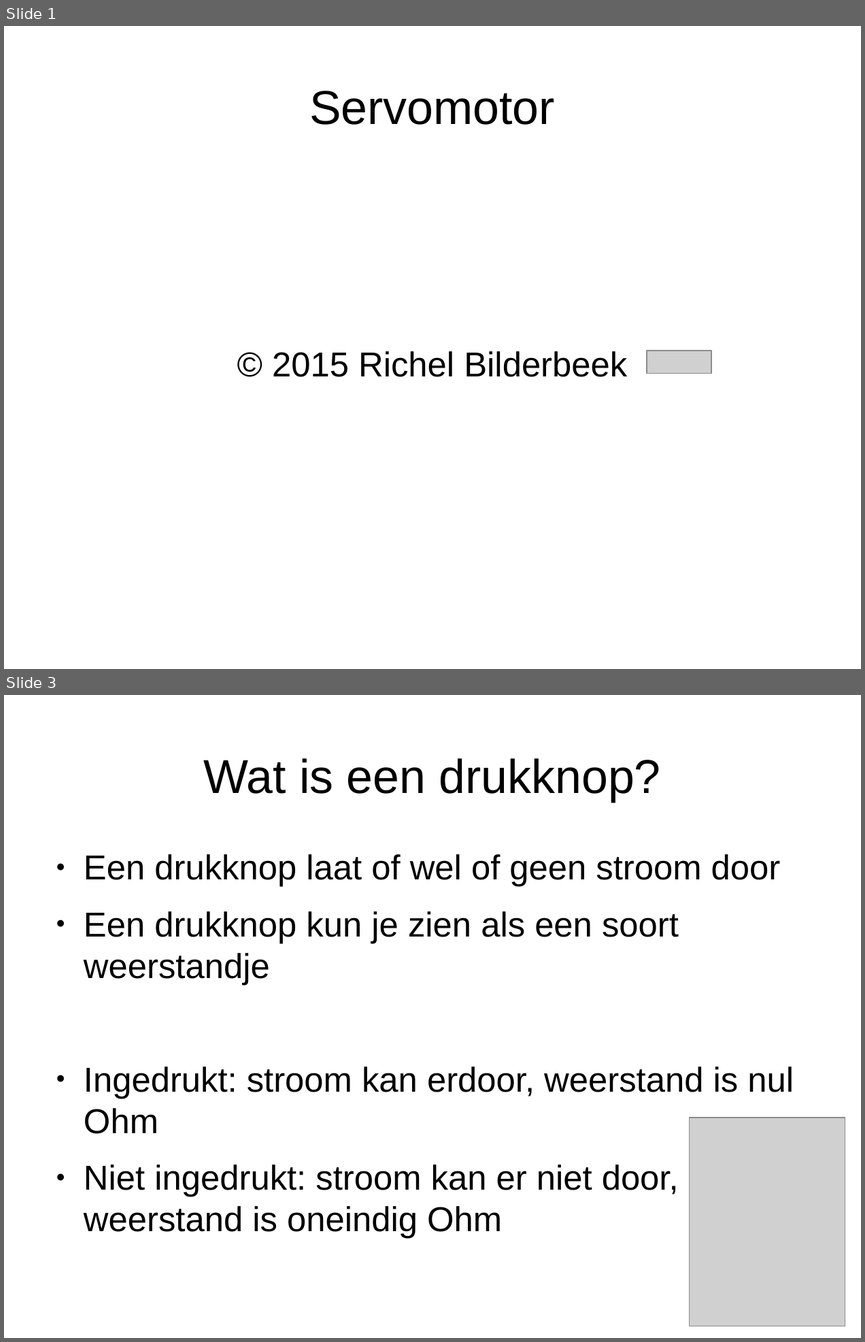
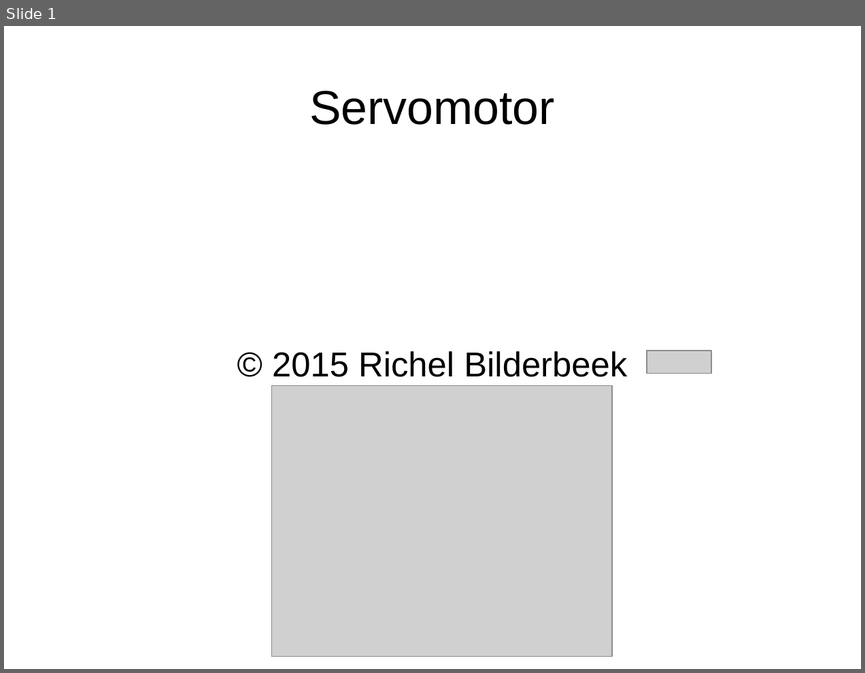
Before and after one commit to djog/arduino_cursus, a slide deck: Raw/ServoMotor.odp. Shown one above the other, each under a label of ours: slides 1 and 3 before the commit, slide 1 after it; the slides between them are not shown. The pictures are 865x1342 and 865x673 pixels, drawn with LibreOffice and Linux fonts; fonts in the diff are those of the drawing; grey boxes stand for pictures. Boxes give left, top, right and bottom in pixels: in the first picture for what was removed or moved away, otherwise in the second. Text is boxed around its words. In the diff, an @@ line names an element or a change of style, - is before the commit and + after.

```diff
--- a/Raw/ServoMotor.odp
+++ b/Raw/ServoMotor.odp
@@ slide 3 removed at (4, 695, 861, 1338), background #FFFFFF @@
@@ title removed at (203, 758, 661, 802) @@
-Wat is een drukknop?
@@ text removed at (84, 854, 793, 1232) @@
-● Een drukknop laat of wel of geen stroom door
-● Een drukknop kun je zien als een soort weerstandje
-● Ingedrukt: stroom kan erdoor, weerstand is nul Ohm
-● Niet ingedrukt: stroom kan er niet door, weerstand is oneindig Ohm
@@ picture removed at (689, 1117, 845, 1325) @@
@@ slide 1 changed as well @@
@@ picture added at (271, 386, 612, 656) @@
```
Also in this commit, not shown: 5 slides added, 12 other slides removed, 15 other files.
